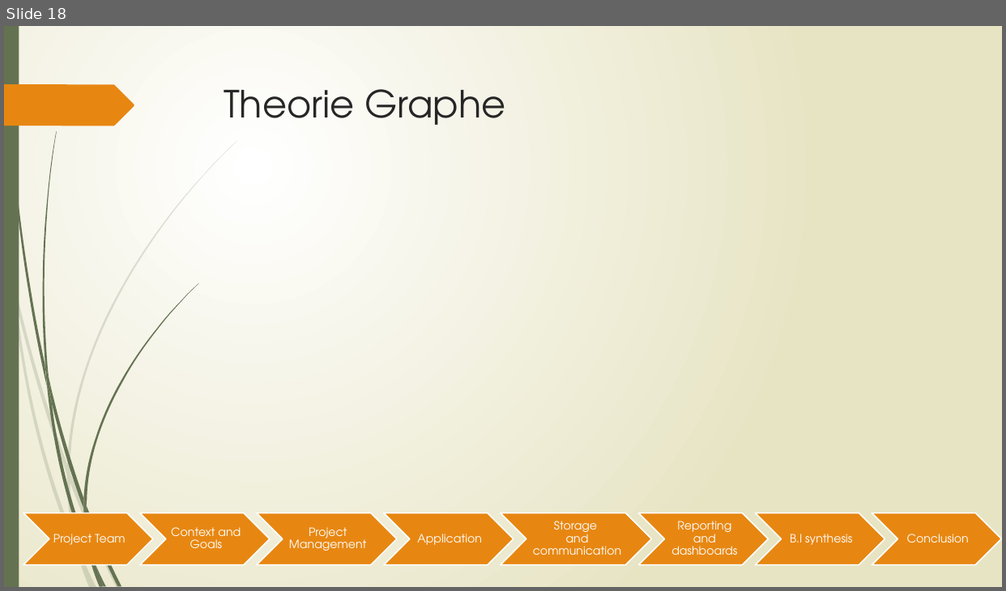
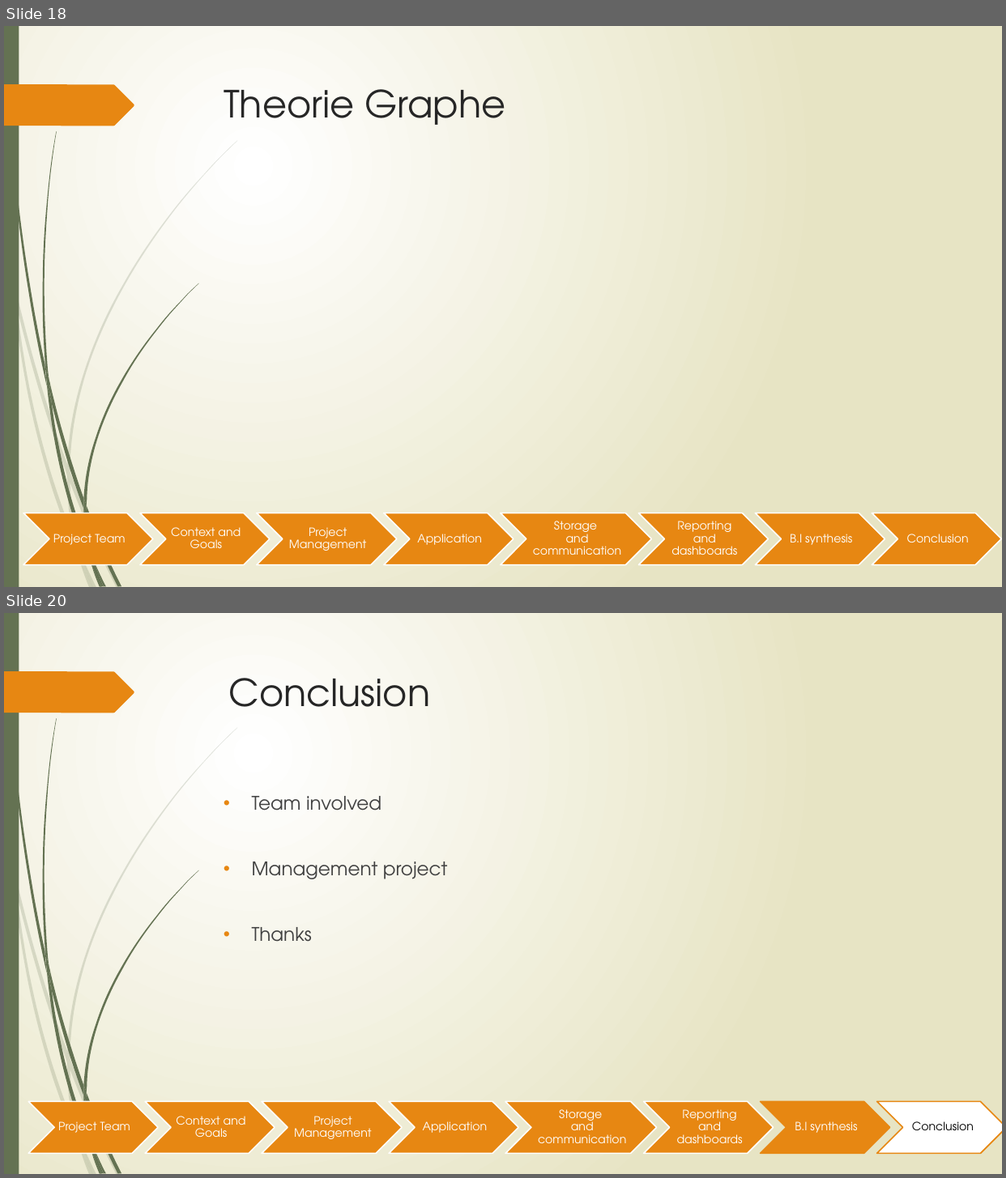
Before and after one commit to Gaetan90/ProjetBI, a slide deck: Projet BI.pptx. Shown one above the other, each under a label of ours: slide 18 before the commit, slides 18 and 20 after it; the slides between them are not shown. The pictures are 1006x591 and 1006x1178 pixels, drawn with LibreOffice and Linux fonts; fonts in the diff are those of the drawing; background and template pictures are left out. Boxes give left, top, right and bottom in pixels: in the first picture for what was removed or moved away, otherwise in the second. Text is boxed around its words. In the diff, an @@ line names an element or a change of style, - is before the commit and + after.

```diff
--- a/Projet BI.pptx
+++ b/Projet BI.pptx
@@ slide 20 added at [4,613,1002,1174], background gradient #FFFFFF to #E8E6C4; not listed: 24 template elements that a slide beside it also shows @@
@@ title added at [228,678,430,707], 36 pt, text #262626 @@
+Conclusion
@@ text added at [252,796,448,942], 18 pt, text #404040 @@
+• Team involved
+• Management project
+• Thanks
@@ group added at [28,1102,1002,1153]: 8 chevrons, 8 texts @@
+Project Team
+Context and Goals
+Project Management
+Application
+Storage
+and communication
+Reporting and dashboards
+B.I synthesis
+Conclusion
```
Also in this commit, not shown: 10 slides changed.
